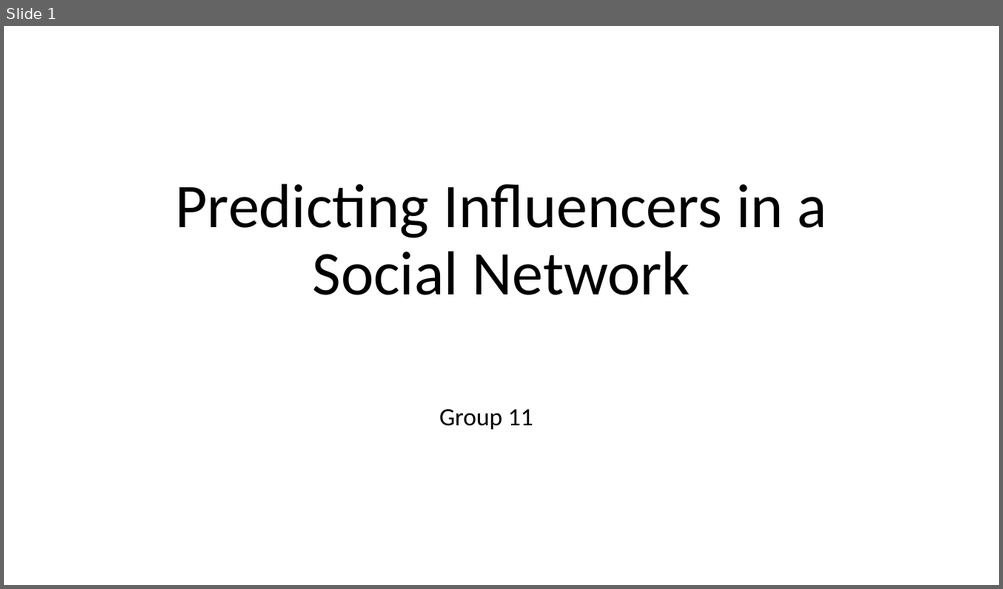
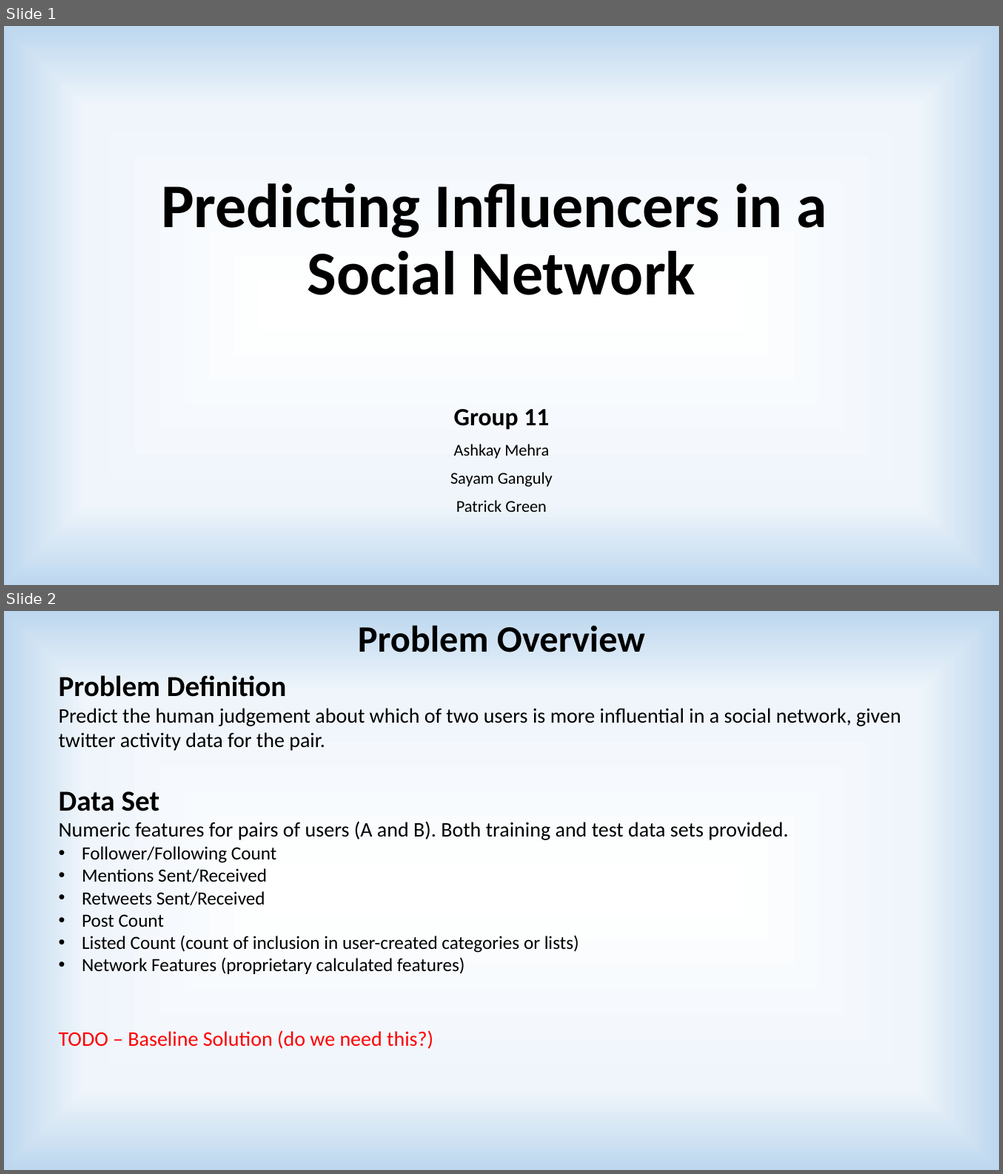
Before and after one commit to akshaymehra24/who-is-more-influential, a slide deck: Predicting Influencers in a Social Network.pptx. Shown one above the other, each under a label of ours: slide 1 before the commit, slides 1 and 2 after it. The pictures are 1003x589 and 1003x1174 pixels, drawn with LibreOffice and Linux fonts; fonts in the diff are those of the drawing. Boxes give left, top, right and bottom in pixels: in the first picture for what was removed or moved away, otherwise in the second. Text is boxed around its words. In the diff, an @@ line names an element or a change of style, - is before the commit and + after.

Commit message:
Logistic Regression Analysis - Data Files

```diff
--- a/Predicting Influencers in a Social Network.pptx
+++ b/Predicting Influencers in a Social Network.pptx
@@ slide 2 added at box(4, 611, 999, 1170), background gradient #FFFFFF to #EFF5FB to #BDD7EE @@
@@ text added at box(358, 625, 645, 652), 36 pt, text #000000, bold @@
+Problem Overview
@@ text added at box(59, 675, 901, 1049), 20 pt, text #000000 @@
+Problem Definition
+Predict the human judgement about which of two users is more influential in a social network, given twitter activity data for the pair.
+Data Set
+Numeric features for pairs of users (A and B). Both training and test data sets provided.
+• Follower/Following Count
+• Mentions Sent/Received
+• Retweets Sent/Received
+• Post Count
+• Listed Count (count of inclusion in user-created categories or lists)
+• Network Features (proprietary calculated features)
+TODO – Baseline Solution (do we need this?)
@@ slide 1 changed as well @@
@@ background #FFFFFF to gradient #FFFFFF to #EFF5FB to #BDD7EE @@
@@ title "Predicting Influencers in a Social ...": place and size @@
-title "Predicting Influencers in a Social ..." at box(176, 184, 826, 295)
+title "Predicting Influencers in a Social ..." at box(161, 184, 827, 295)
@@ title "Predicting Influencers in a Social ..." at box(161, 184, 827, 295): bold on @@
@@ subtitle "Group 11": place and size @@
-subtitle "Group 11" at box(439, 409, 533, 430)
+subtitle "Group 11" at box(450, 409, 552, 512)
@@ subtitle at box(454, 409, 549, 430): bold on in "Group 11" @@
@@ subtitle at box(450, 444, 552, 512): paragraphs added @@
+Ashkay Mehra
+Sayam Ganguly
+Patrick Green
```
Also in this commit, not shown: 11 other slides changed, 1 slide removed.
